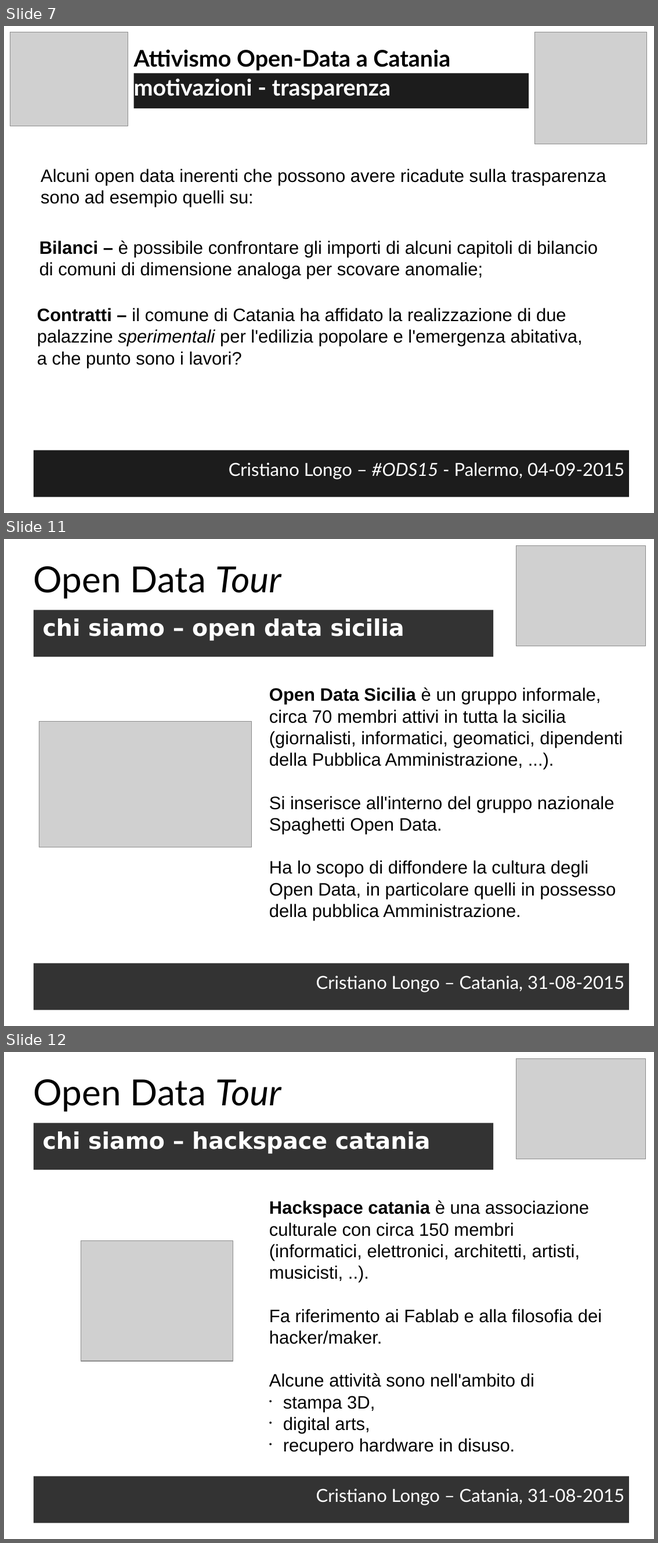
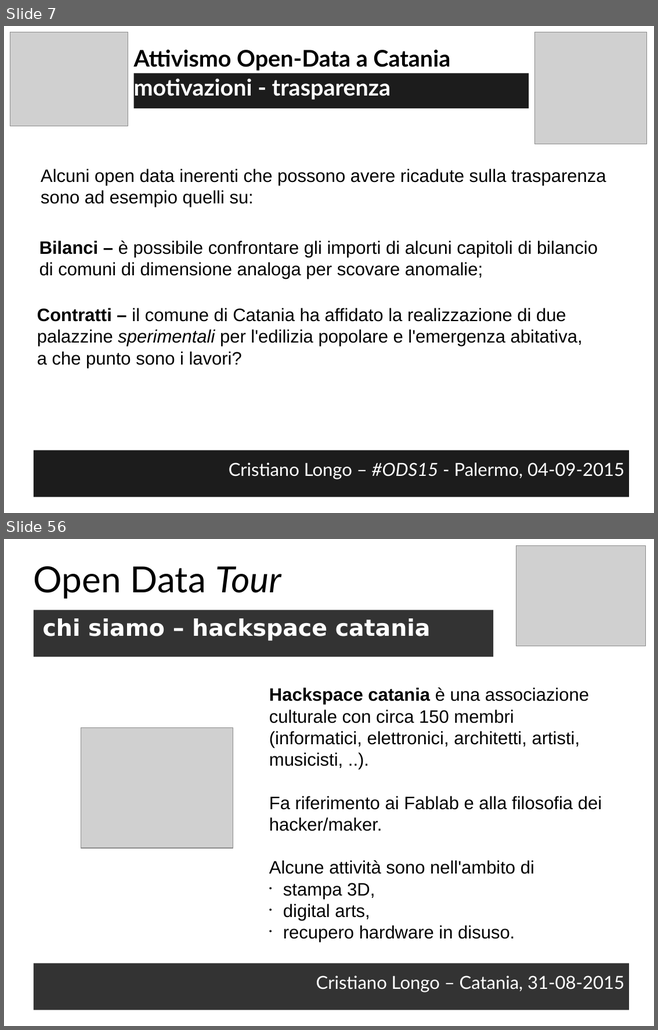
Before and after one commit to opendatahacklab/opendatahacklab.github.io, a slide deck: events/odt_ods15.odp. Shown one above the other, each under a label of ours: slides 7, 11 and 12 before the commit, slides 7 and 56 after it; the slides between them are not shown. The pictures are 658x1543 and 658x1030 pixels, drawn with LibreOffice and Linux fonts; fonts in the diff are those of the drawing; grey boxes stand for pictures. Boxes give left, top, right and bottom in pixels: in the first picture for what was removed or moved away, otherwise in the second. Text is boxed around its words. In the diff, an @@ line names an element or a change of style, - is before the commit and + after.

```diff
--- a/events/odt_ods15.odp
+++ b/events/odt_ods15.odp
@@ slide 11 removed at <box>4,539,654,1026</box>, background #FFFFFF @@
@@ picture removed at <box>516,546,646,646</box> @@
@@ text removed at <box>34,566,281,599</box> @@
-Open Data Tour
@@ text removed at <box>34,610,494,657</box> @@
-chi siamo – open data sicilia
@@ text removed at <box>269,687,622,921</box> @@
-Open Data Sicilia è un gruppo informale, circa 70 membri attivi in tutta la sicilia (giornalisti, informatici, geomatici, dipendenti della Pubblica Amministrazione, ...).
-Si inserisce all'interno del gruppo nazionale Spaghetti Open Data.
-Ha lo scopo di diffondere la cultura degli Open Data, in particolare quelli in possesso della pubblica Amministrazione.
@@ picture removed at <box>39,722,252,848</box> @@
@@ text removed at <box>34,964,629,1010</box> @@
-Cristiano Longo – Catania, 31-08-2015
@@ what was slide 12 is now slide 56 @@
```
Also in this commit, not shown: 3 slides changed, 45 slides added, 72 other slides removed.
